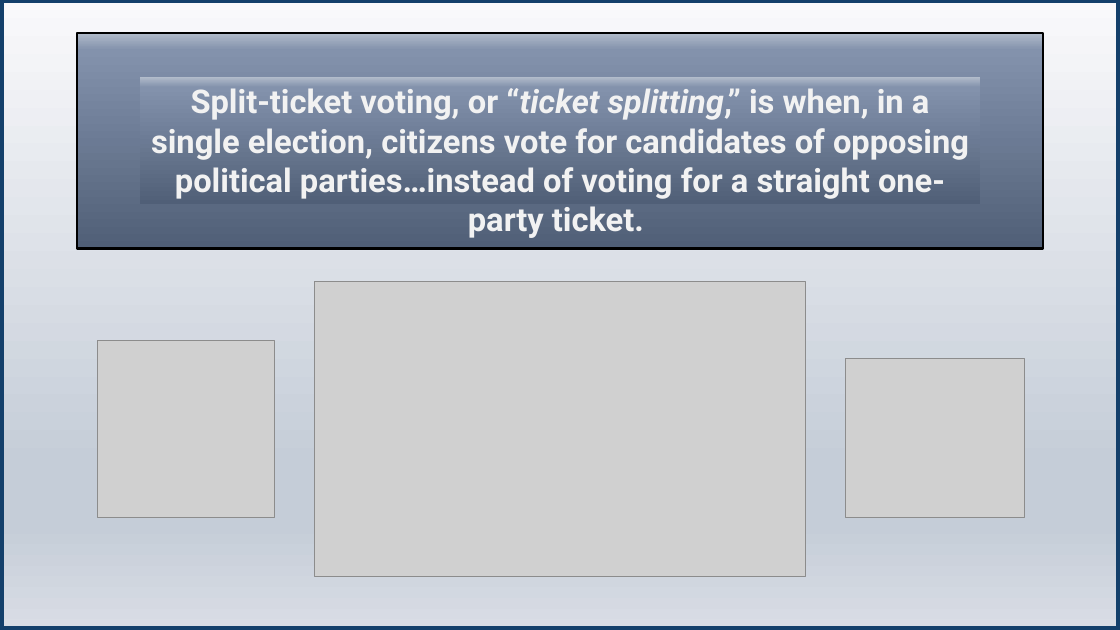
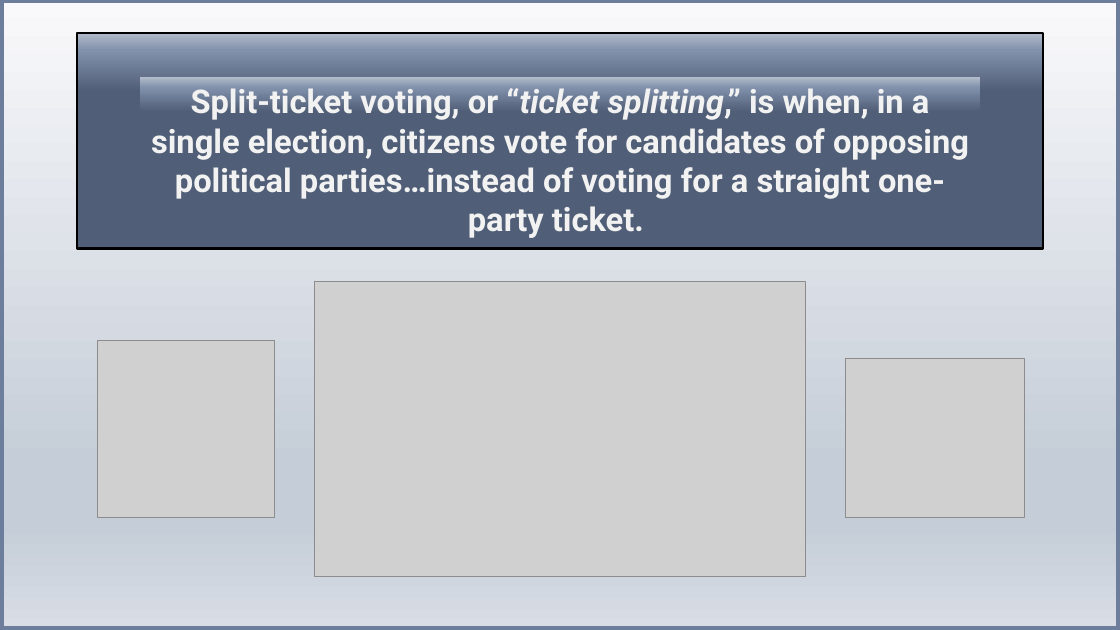
Before and after one commit to nickforte/TN-Split_Ticket, a slide deck: slide 3 of Presentation/nick_forte_capstone.pptx. Drawn at 1120x630 pixels with LibreOffice and Linux fonts; fonts in the diff are those of the drawing; grey boxes stand for pictures. Boxes give left, top, right and bottom in pixels: in the first picture for what was removed or moved away, otherwise in the second. Text is boxed around its words. In the diff, an @@ line names an element or a change of style, - is before the commit and + after.

```diff
--- a/Presentation/nick_forte_capstone.pptx
+++ b/Presentation/nick_forte_capstone.pptx
@@ rectangle at (x1=0, y1=0, x2=1120, y2=630): outline #143F6A 6 pt to #596A85 6 pt @@
```
Also in this commit, not shown: 9 other slides changed, 1 slide added.
